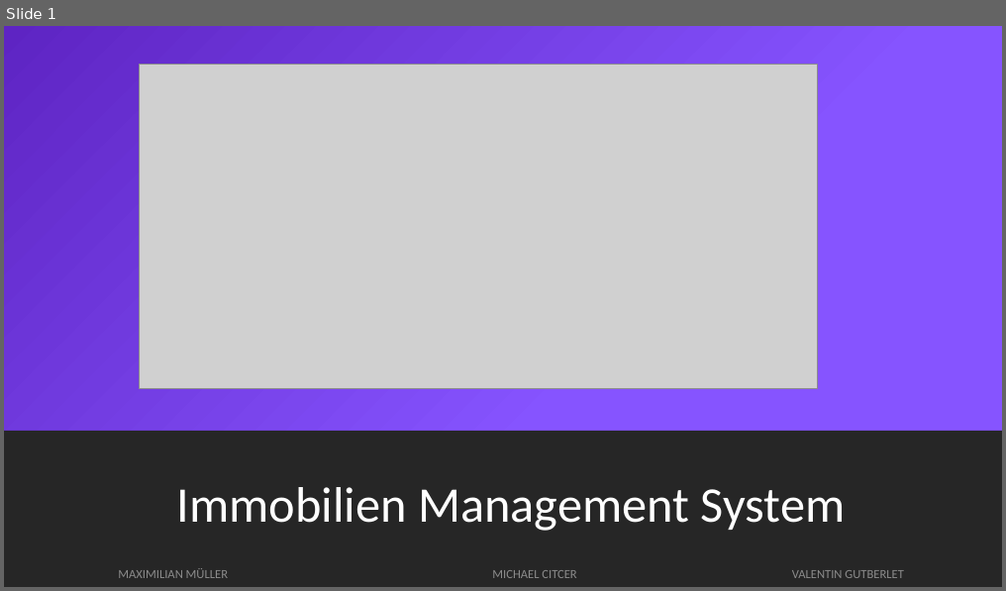
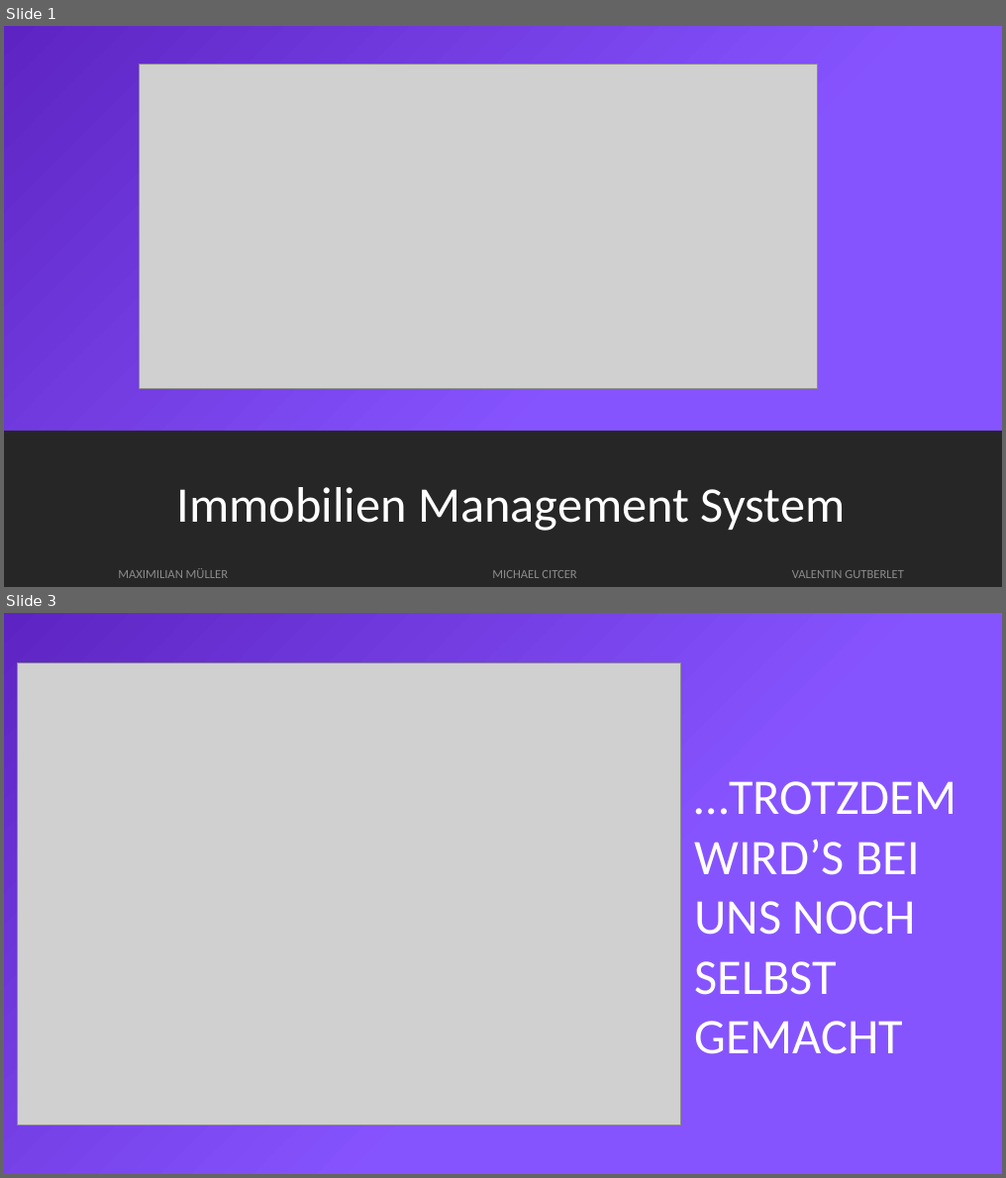
Before and after one commit to mxmueller/immobilien-management-system, a slide deck: docs/Präsentation/PowerPoint-IMS.pptx. Shown one above the other, each under a label of ours: slide 1 before the commit, slides 1 and 3 after it; the slides between them are not shown. The pictures are 1006x591 and 1006x1178 pixels, drawn with LibreOffice and Linux fonts; fonts in the diff are those of the drawing; grey boxes stand for pictures. Boxes give left, top, right and bottom in pixels: in the first picture for what was removed or moved away, otherwise in the second. Text is boxed around its words. In the diff, an @@ line names an element or a change of style, - is before the commit and + after.

```diff
--- a/docs/Präsentation/PowerPoint-IMS.pptx
+++ b/docs/Präsentation/PowerPoint-IMS.pptx
@@ slide 3 added at box(4, 613, 1002, 1174), background gradient #8654FF to #5E24C3 @@
@@ picture added at box(18, 663, 681, 1125) @@
@@ text added at box(694, 781, 956, 1055), 48 pt, text #FFFFFF @@
+…TROTZDEM WIRD’S BEI UNS NOCH SELBST GEMACHT
```
Also in this commit, not shown: 6 other slides added, 1 slide removed.
